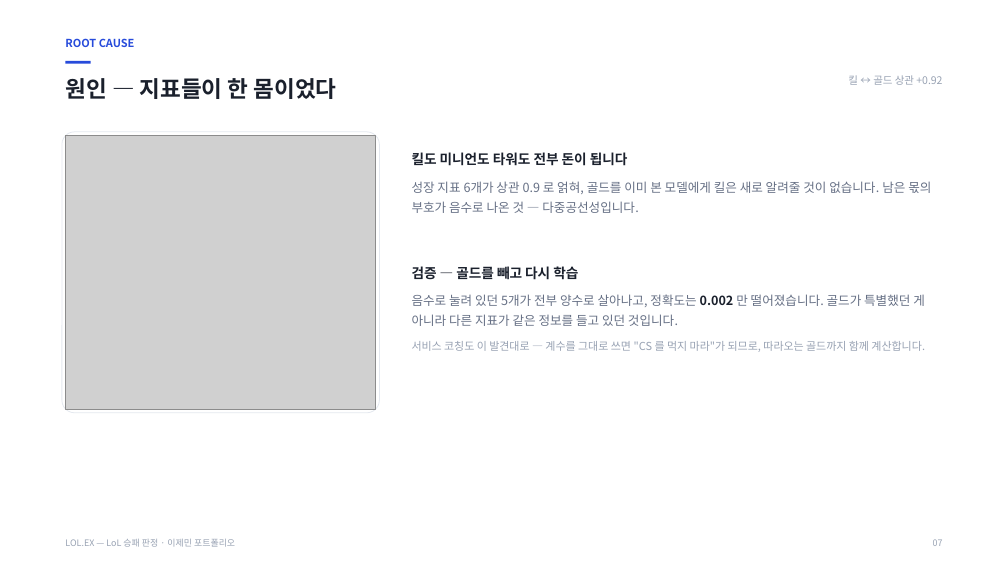
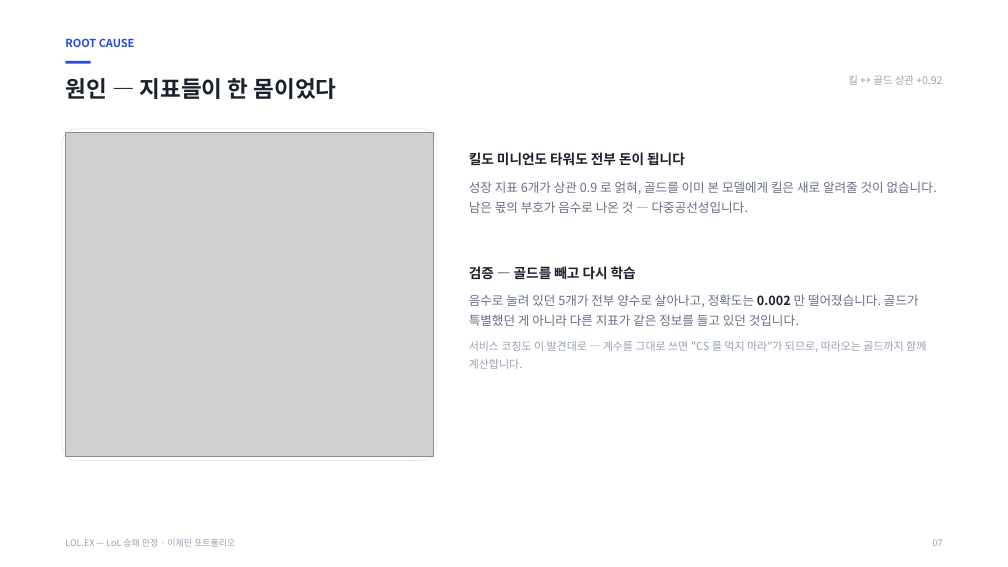
Before and after one commit to wpalswpa/lol-win-prediction, a slide deck: slide 7 of LOLEX_포트폴리오.pptx. Drawn at 1008x567 pixels with LibreOffice and Linux fonts; fonts in the diff are those of the drawing; grey boxes stand for pictures. Boxes give left, top, right and bottom in pixels: in the first picture for what was removed or moved away, otherwise in the second. Text is boxed around its words. In the diff, an @@ line names an element or a change of style, - is before the commit and + after.

```diff
--- a/LOLEX_포트폴리오.pptx
+++ b/LOLEX_포트폴리오.pptx
@@ rounded rectangle: place and size @@
-rounded rectangle at [62, 132, 380, 413]
+rounded rectangle at [62, 129, 437, 461]
@@ picture: place and size @@
-picture at [66, 135, 376, 409]
+picture at [66, 132, 433, 457]
@@ text "킬도 미니언도 타워도 전부 돈이 ..." rewrapped from [412, 152, 931, 352] to [469, 152, 937, 369] @@
```
Also in this commit, not shown: 1 other slide changed, 1 other file.
